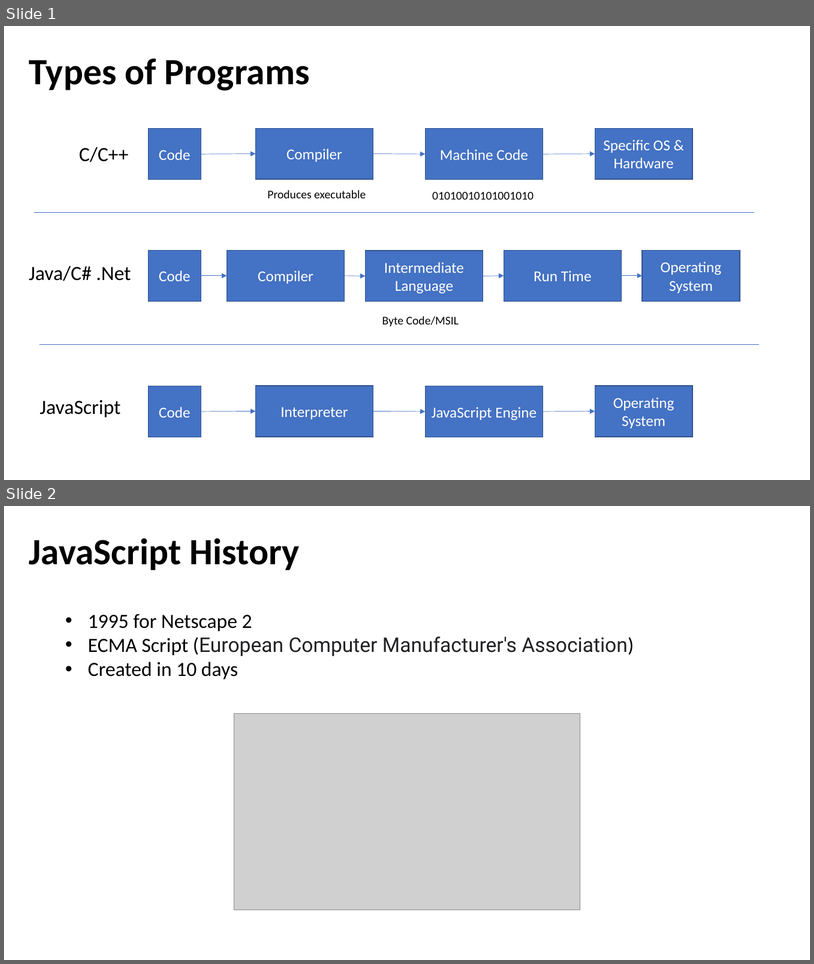
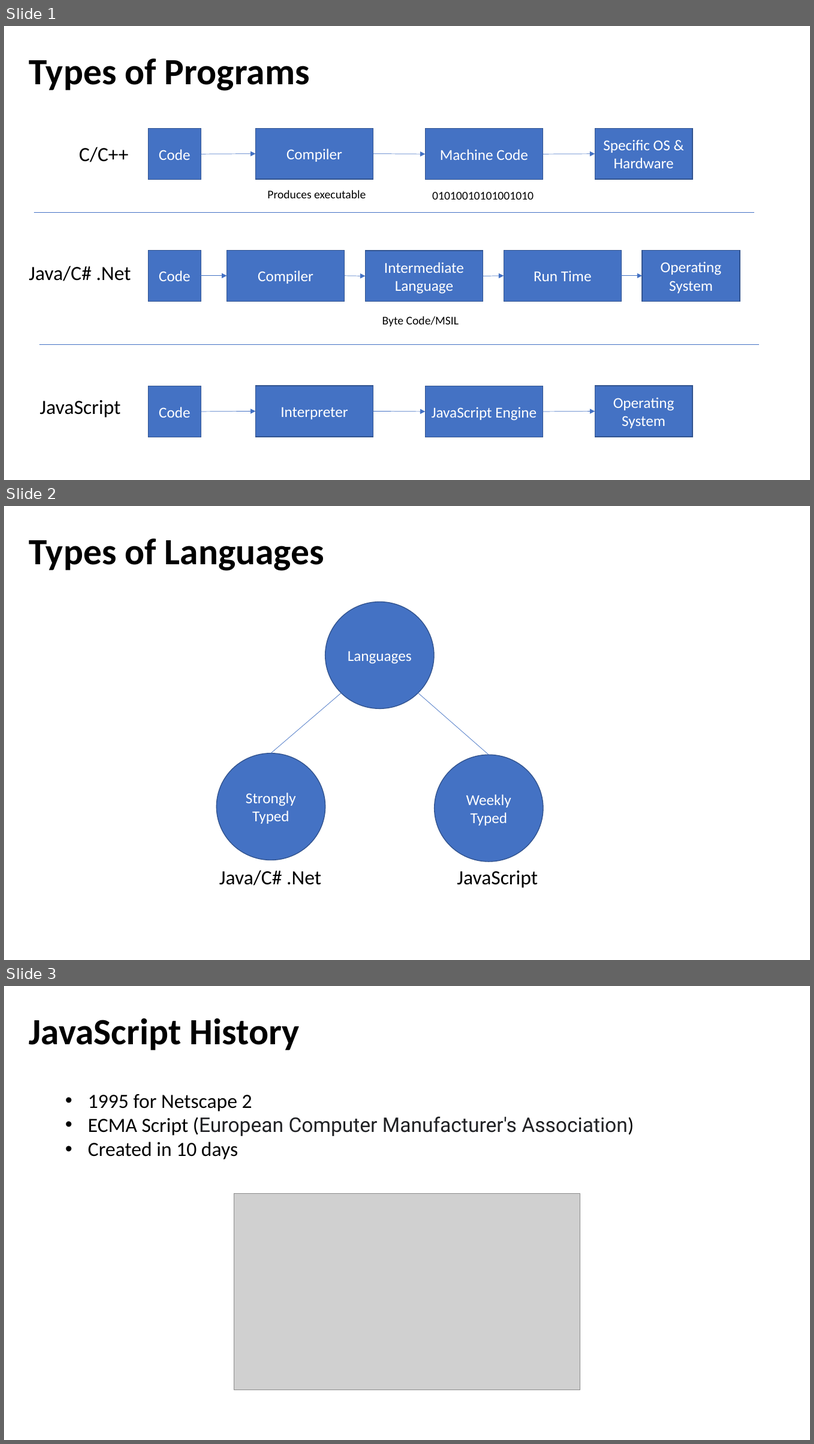
Before and after one commit to PKavya1792/Javascript, a slide deck: docs/JavaIntro.pptx. Shown one above the other, each under a label of ours: slides 1 and 2 before the commit, slides 1, 2 and 3 after it. The pictures are 814x964 and 814x1444 pixels, drawn with LibreOffice and Linux fonts; fonts in the diff are those of the drawing; grey boxes stand for pictures. Boxes give left, top, right and bottom in pixels: in the first picture for what was removed or moved away, otherwise in the second. Text is boxed around its words. In the diff, an @@ line names an element or a change of style, - is before the commit and + after.

Commit message:
update

```diff
--- a/docs/JavaIntro.pptx
+++ b/docs/JavaIntro.pptx
@@ slide 2 added at <box>4,506,810,960</box>, background #FFFFFF @@
@@ text added at <box>29,538,324,571</box>, 44 pt, text #000000, bold @@
+Types of Languages
@@ ellipse added at <box>325,601,434,708</box>, fill #4472C4, outline #325491 1 pt, 18 pt, text #FFFFFF @@
+Languages
@@ line added from (271, 753) to (342, 693), #4472C4 0.5 pt @@
@@ line added from (489, 754) to (419, 693), #4472C4 0.5 pt @@
@@ ellipse added at <box>217,753,326,859</box>, fill #4472C4, outline #325491 1 pt, 18 pt, text #FFFFFF @@
+Strongly Typed
@@ ellipse added at <box>435,754,543,861</box>, fill #4472C4, outline #325491 1 pt, 18 pt, text #FFFFFF @@
+Weekly Typed
@@ text added at <box>219,870,321,885</box>, 24 pt, text #000000 @@
+Java/C# .Net
@@ text added at <box>457,870,538,888</box>, 24 pt, text #000000 @@
+JavaScript
@@ what was slide 2 is now slide 3 @@
```
